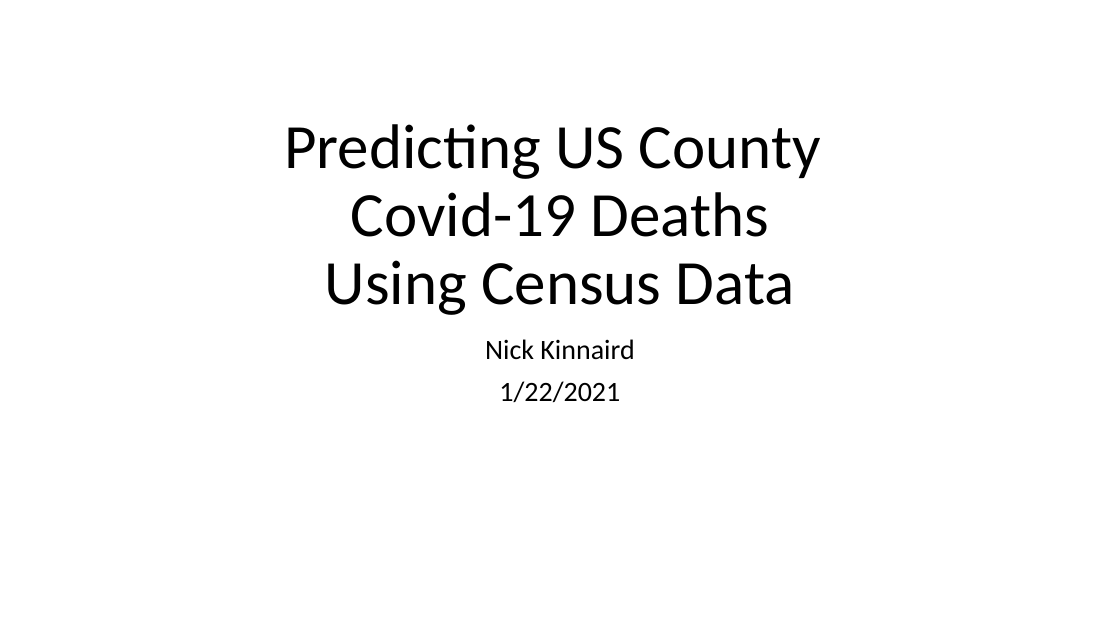
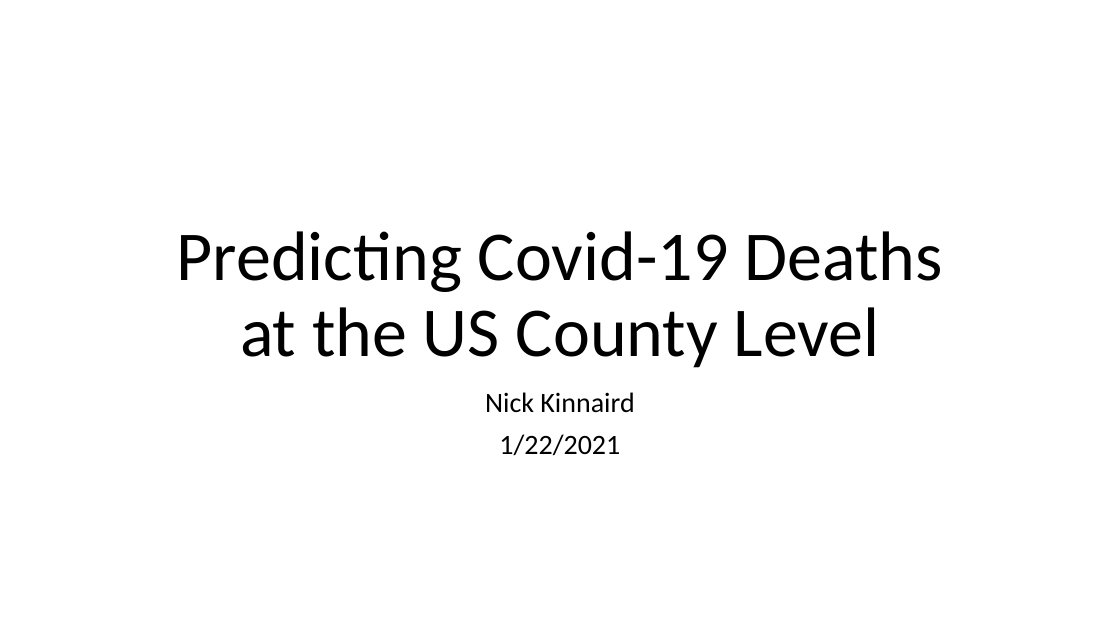
Before and after one commit to nkinnaird/CountyCovidIndexing, a slide deck: slide 1 of Presentation/CovidProjectPresentation.pptx. Drawn at 1120x630 pixels with LibreOffice and Linux fonts; fonts in the diff are those of the drawing; background and template pictures are left out. Boxes give left, top, right and bottom in pixels: in the first picture for what was removed or moved away, otherwise in the second. Text is boxed around its words. In the diff, an @@ line names an element or a change of style, - is before the commit and + after.

Commit message:
Final work on project, getting correlation map and county covid map.

```diff
--- a/Presentation/CovidProjectPresentation.pptx
+++ b/Presentation/CovidProjectPresentation.pptx
@@ title at box(177, 231, 942, 368): text changed; size 54 to 60 pt @@
-Predicting US County
-Covid-19 Deaths
-Using Census Data
+Predicting Covid-19 Deaths
+at the US County Level
@@ subtitle "Nick Kinnaird": place and size @@
-subtitle "Nick Kinnaird" at box(485, 339, 634, 403)
+subtitle "Nick Kinnaird" at box(485, 392, 634, 456)
```
Also in this commit, not shown: 6 other slides changed, 9 slides added, 5 slides removed, 25 other files.
